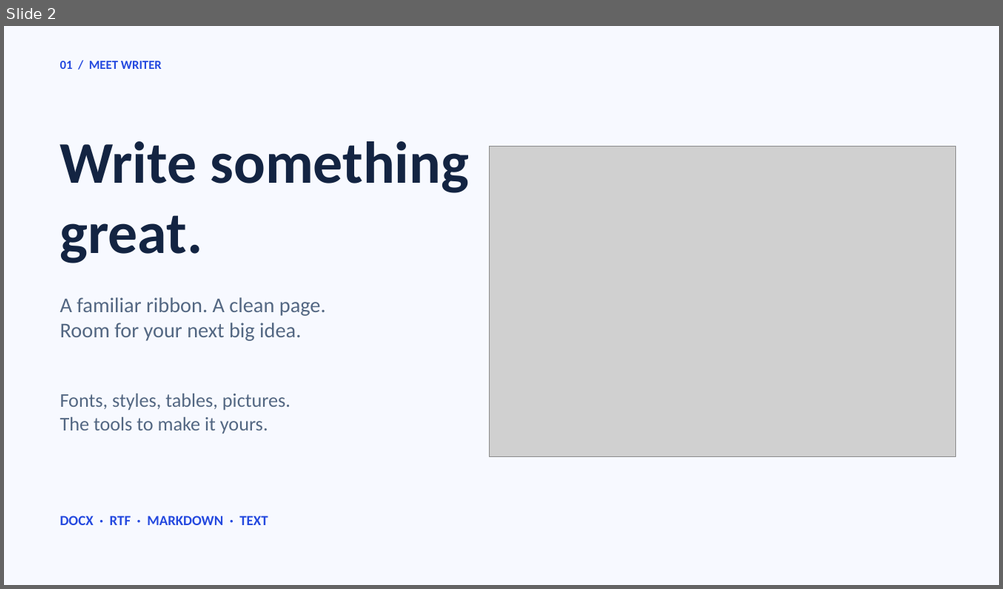
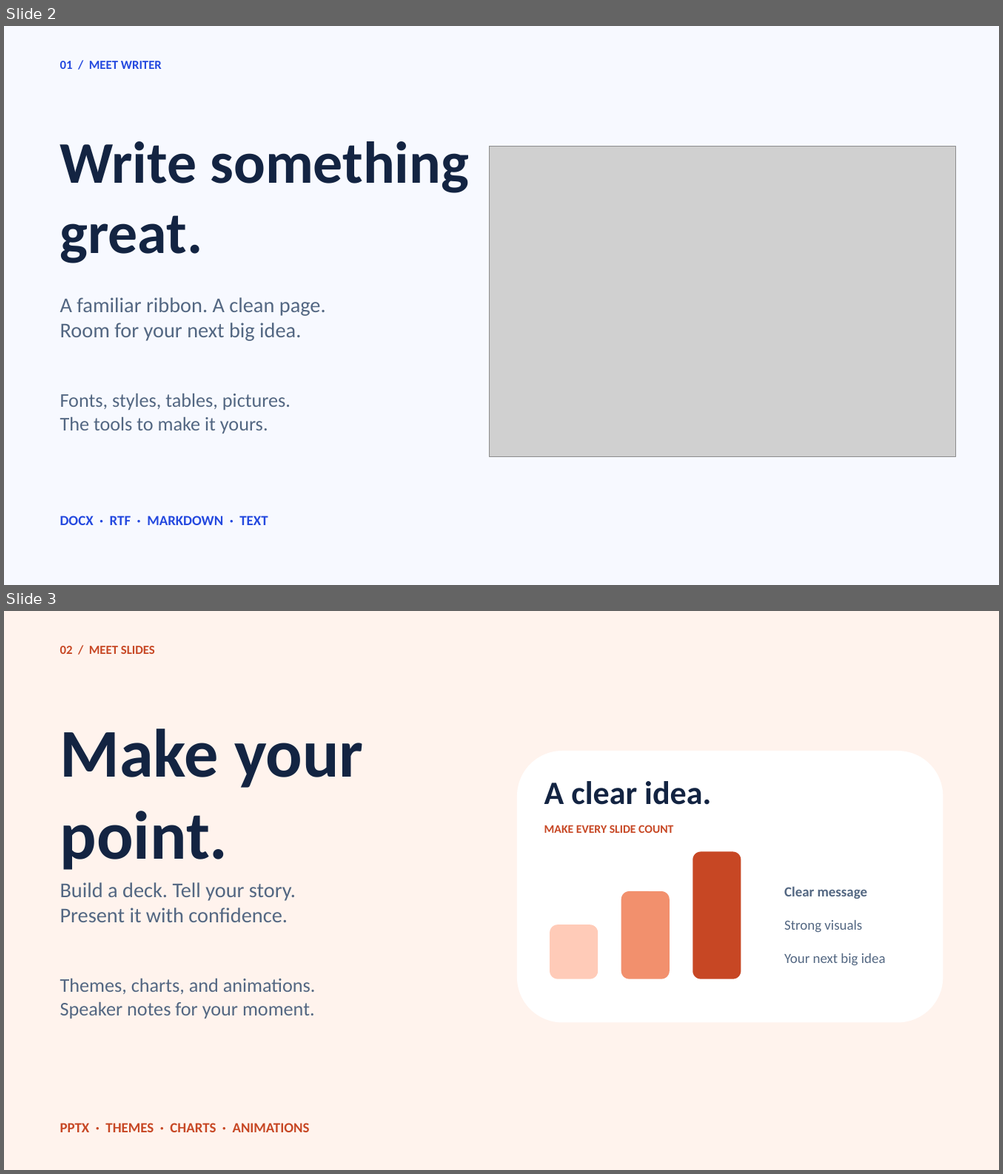
Before and after one commit to starling-build/openoffice, a slide deck: slides/landing-wide.pptx. Shown one above the other, each under a label of ours: slide 2 before the commit, slides 2 and 3 after it. The pictures are 1003x589 and 1003x1174 pixels, drawn with LibreOffice and Linux fonts; fonts in the diff are those of the drawing; grey boxes stand for pictures. Boxes give left, top, right and bottom in pixels: in the first picture for what was removed or moved away, otherwise in the second. Text is boxed around its words. In the diff, an @@ line names an element or a change of style, - is before the commit and + after.

```diff
--- a/slides/landing-wide.pptx
+++ b/slides/landing-wide.pptx
@@ slide 3 added at [4,611,999,1170], background #FFF3ED @@
@@ text added at [60,646,155,654], 16 pt, text #C74724, bold @@
+02 / MEET SLIDES
@@ text added at [60,729,364,870], 88 pt, text #132442, bold @@
+Make your
+point.
@@ rounded rectangle added at [517,751,942,1022], fill #FFFFFF @@
@@ text added at [544,781,711,805], 42 pt, text #132442, bold @@
+A clear idea.
@@ text added at [544,825,673,833], 15 pt, text #C74724, bold @@
+MAKE EVERY SLIDE COUNT
@@ rounded rectangle added at [693,852,741,980], fill #C74724 @@
@@ text added at [60,883,296,923], 27 pt, text #536782 @@
+Build a deck. Tell your story.
+Present it with confidence.
@@ rounded rectangle added at [621,891,669,979], fill #F2906D @@
@@ text added at [784,886,868,899], 18 pt, text #536782, bold @@
+Clear message
@@ text added at [784,920,862,932], 18 pt, text #536782 @@
+Strong visuals
@@ rounded rectangle added at [549,925,597,979], fill #FFCBB8 @@
@@ text added at [784,954,885,965], 18 pt, text #536782 @@
+Your next big idea
@@ text added at [60,979,316,1019], 25 pt, text #536782 @@
+Themes, charts, and animations.
+Speaker notes for your moment.
@@ text added at [60,1123,310,1133], 18 pt, text #C74724, bold @@
+PPTX · THEMES · CHARTS · ANIMATIONS
```
Also in this commit, not shown: 3 slides changed, 1 other slide added, 15 other files.
